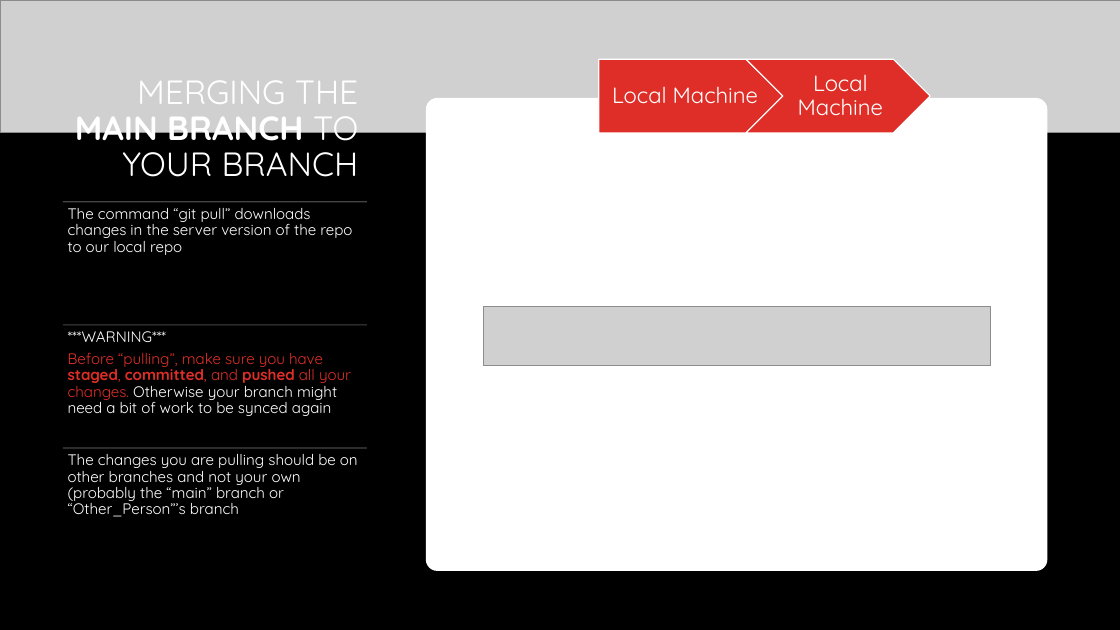
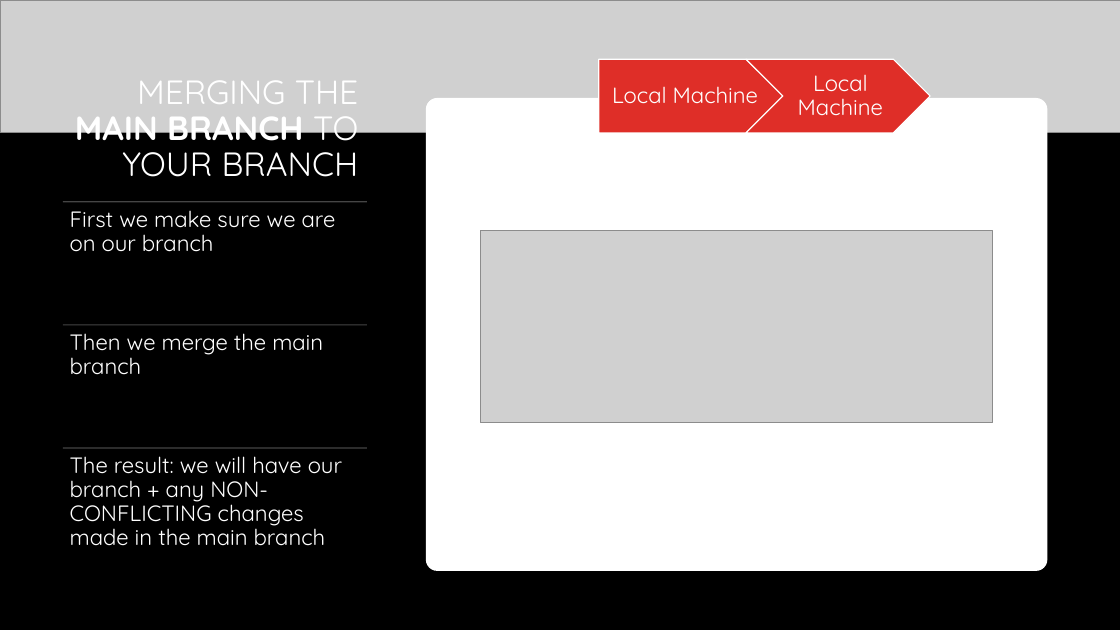
Before and after one commit to shachash1984/Tiltan_UnrealEngineCourse, a slide deck: slide 11 of Classes/Class_1/Git Helper.pptx (slide 10 before the commit). Drawn at 1120x630 pixels with LibreOffice and Linux fonts; fonts in the diff are those of the drawing; grey boxes stand for pictures; background and template pictures are left out. Boxes give left, top, right and bottom in pixels: in the first picture for what was removed or moved away, otherwise in the second. Text is boxed around its words. In the diff, an @@ line names an element or a change of style, - is before the commit and + after.

```diff
--- a/Classes/Class_1/Git Helper.pptx
+++ b/Classes/Class_1/Git Helper.pptx
@@ text at (70,210,336,252): text changed; size 13 to 19 pt @@
-The command “git pull” downloads changes in the server version of the repo to our local repo
+First we make sure we are on our branch
@@ picture added at (481,230,993,423) @@
@@ picture removed at (484,306,991,365) @@
@@ text at (70,333,323,375): text changed; size 13 to 19 pt; text colour #DF2E28 to #FFFFFF @@
-***WARNING***
-Before “pulling”, make sure you have staged, committed, and pushed all your changes. Otherwise your branch might need a bit of work to be synced again
+Then we merge the main branch
@@ text at (70,456,342,546): text changed; size 13 to 19 pt @@
-The changes you are pulling should be on other branches and not your own (probably the “main” branch or “Other_Person”’s branch
+The result: we will have our branch + any NON-CONFLICTING changes made in the main branch
```
Also in this commit, not shown: 2 other slides changed, 2 slides added.
